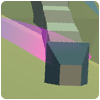
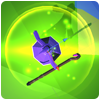
Comparing the layer stacks of the two 100x100 images. Changes:
painted on "Layer 4" over [left=1, top=1, right=99, bottom=99]
hid "Layer 3" over [left=1, top=1, right=99, bottom=99]
